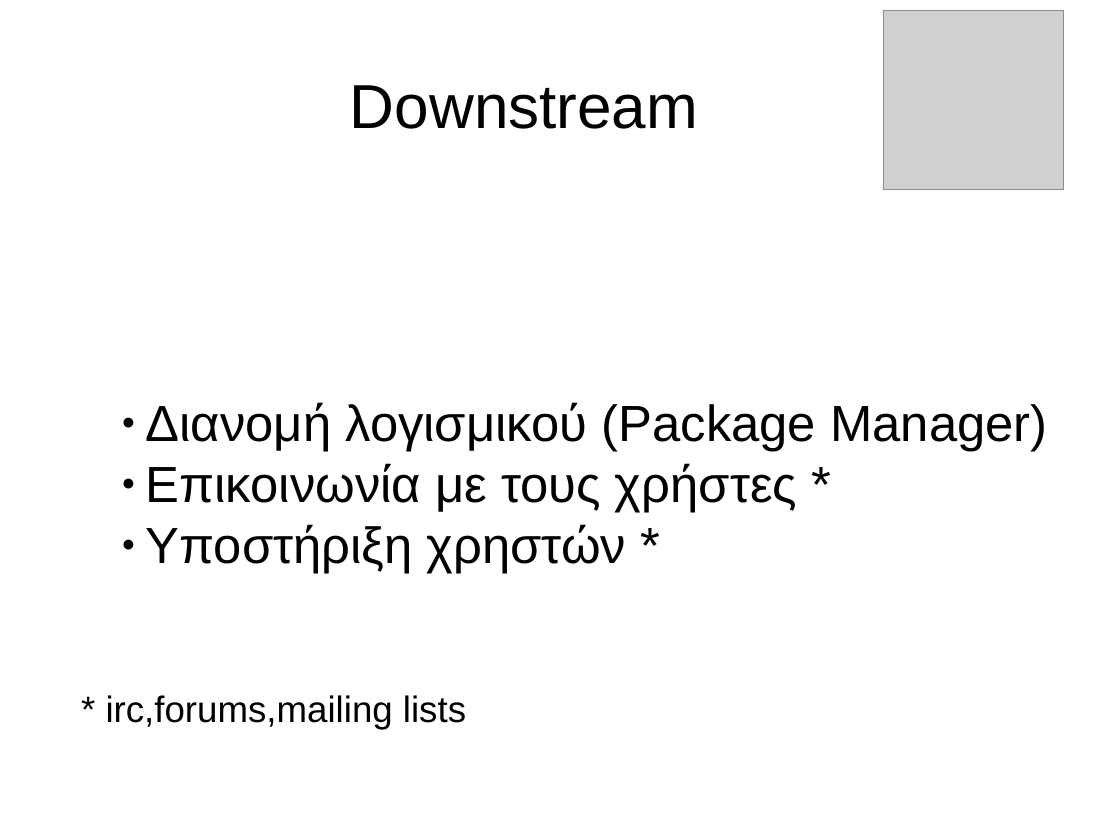
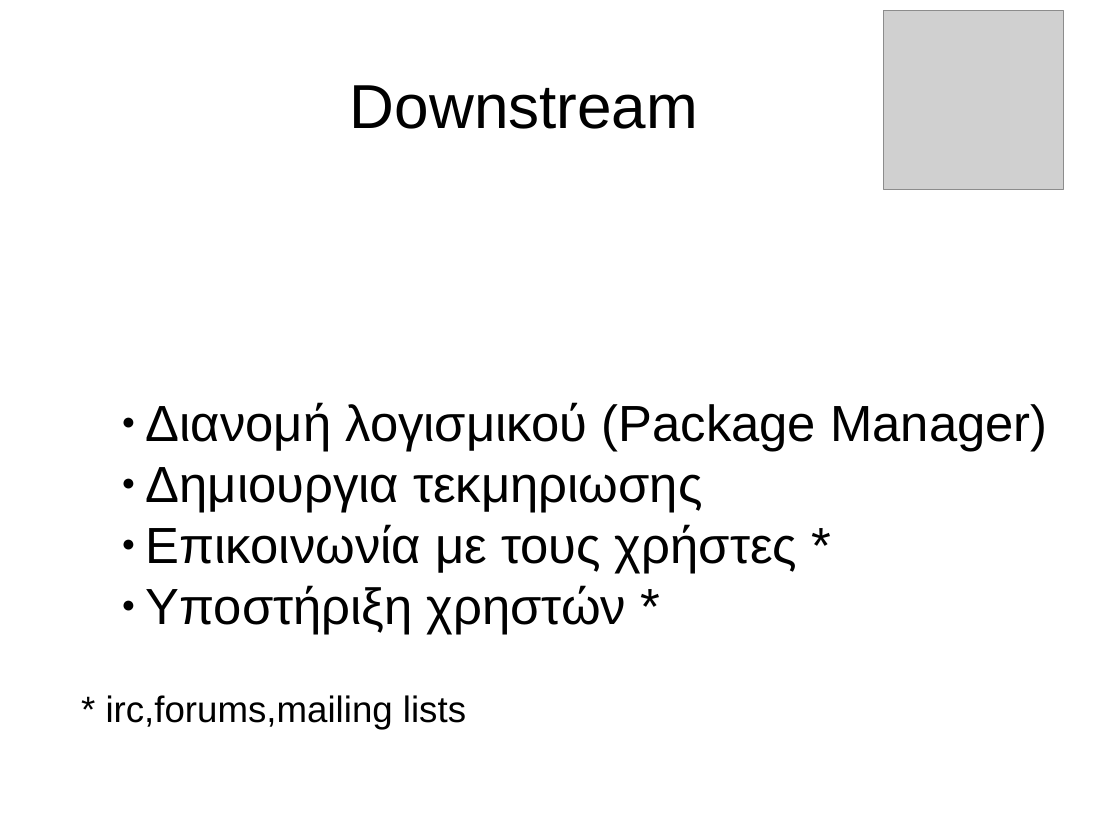
Before and after one commit to gtsiap/presenations, a slide deck: slide 9 of FOSS day/ellak.odp. Drawn at 1120x840 pixels with LibreOffice and Linux fonts; fonts in the diff are those of the drawing; grey boxes stand for pictures. Boxes give left, top, right and bottom in pixels: in the first picture for what was removed or moved away, otherwise in the second. Text is boxed around its words. In the diff, an @@ line names an element or a change of style, - is before the commit and + after.

```diff
--- a/FOSS day/ellak.odp
+++ b/FOSS day/ellak.odp
@@ text at box(146, 467, 702, 513): paragraph added @@
+● Δημιουργια τεκμηριωσης
```
Also in this commit, not shown: 5 other slides changed, 2 slides added.
